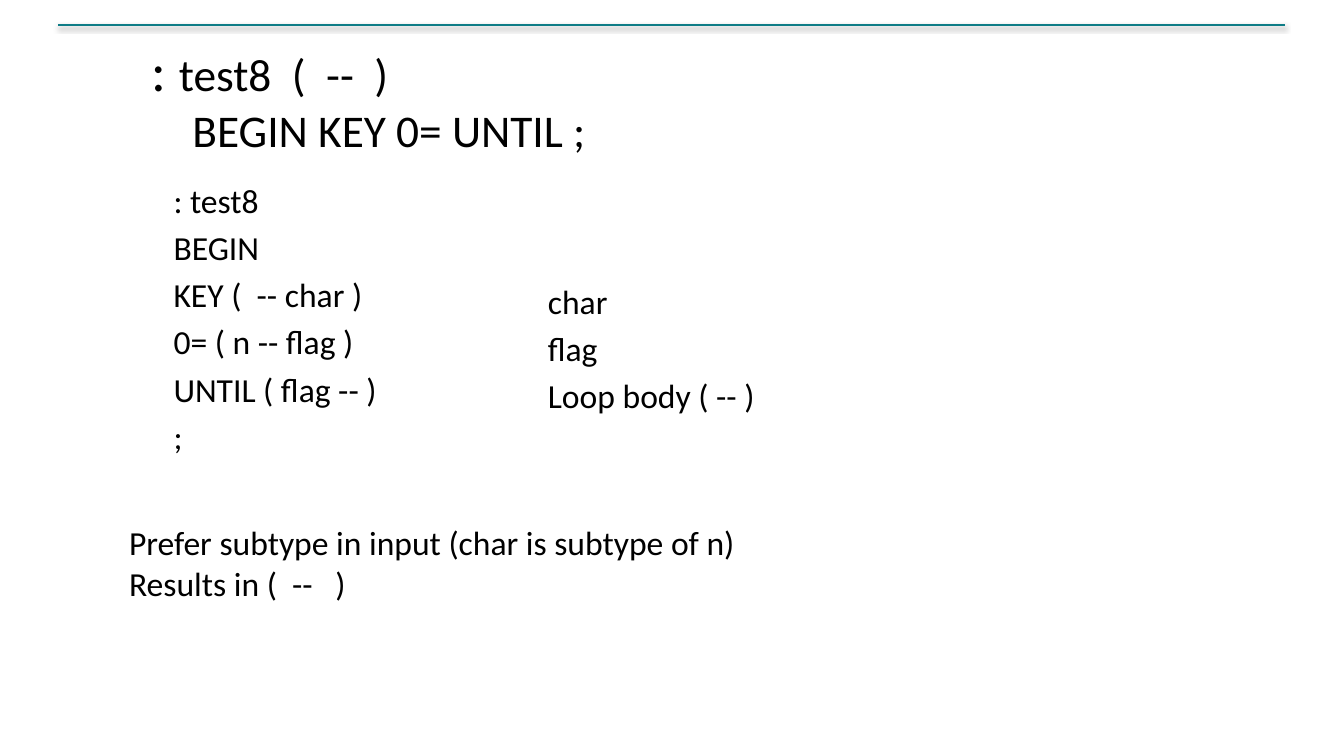
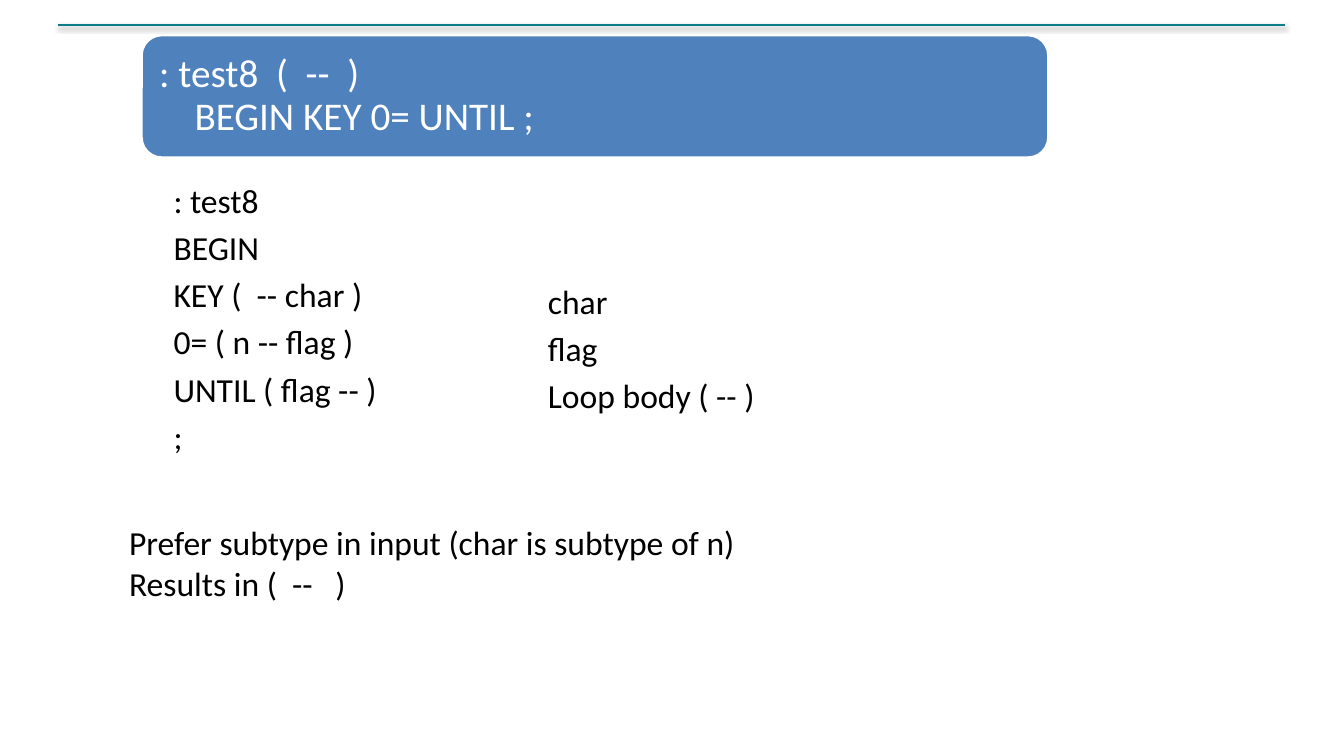
Before and after one commit to jpoial/evaluator, a slide deck: slide 21 of Configurable_Static_Type_Checking_EuroForth.pptx (slide 23 before the commit). Drawn at 1344x756 pixels with LibreOffice and Linux fonts; fonts in the diff are those of the drawing. Boxes give left, top, right and bottom in pixels: in the first picture for what was removed or moved away, otherwise in the second. Text is boxed around its words. In the diff, an @@ line names an element or a change of style, - is before the commit and + after.

```diff
--- a/Configurable_Static_Type_Checking_EuroForth.pptx
+++ b/Configurable_Static_Type_Checking_EuroForth.pptx
@@ rounded rectangle added at [141,35,1049,158], fill #4F81BD, outline #FFFFFF 2 pt @@
@@ text ": test8 ( -- ) ..." at [178,60,515,131]: size 39.6 to 28 pt in ":"; size 32.4 to 28 pt, text colour #000000 to #FFFFFF; line spacing 1 to 0.9; more space between paragraphs @@
```
Also in this commit, not shown: 11 other slides changed, 1 slide added, 2 slides removed, 1 other file.
